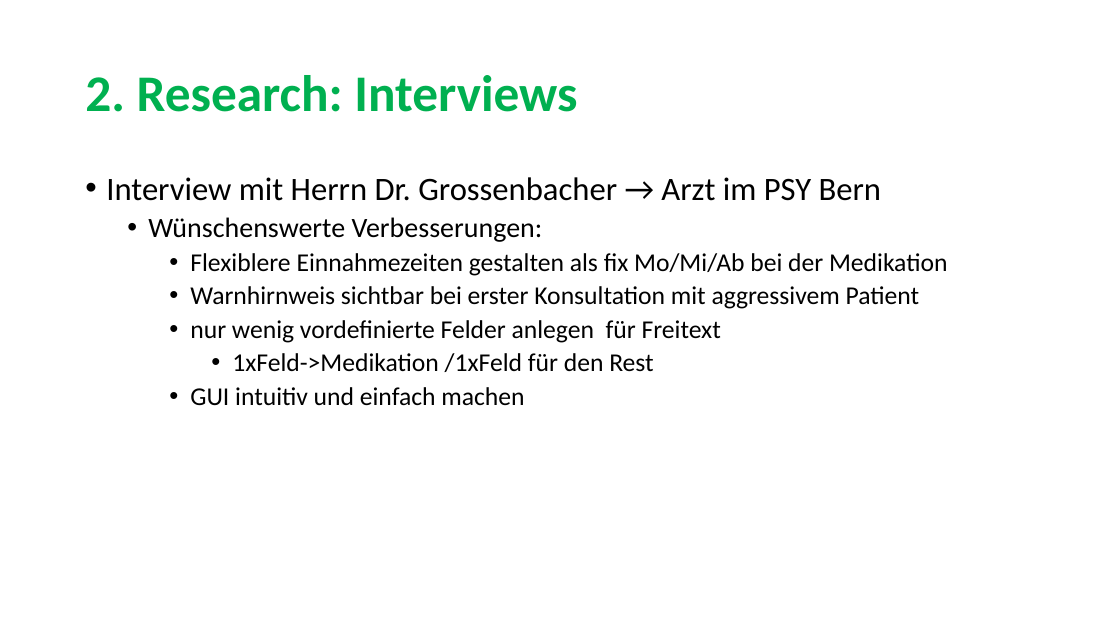
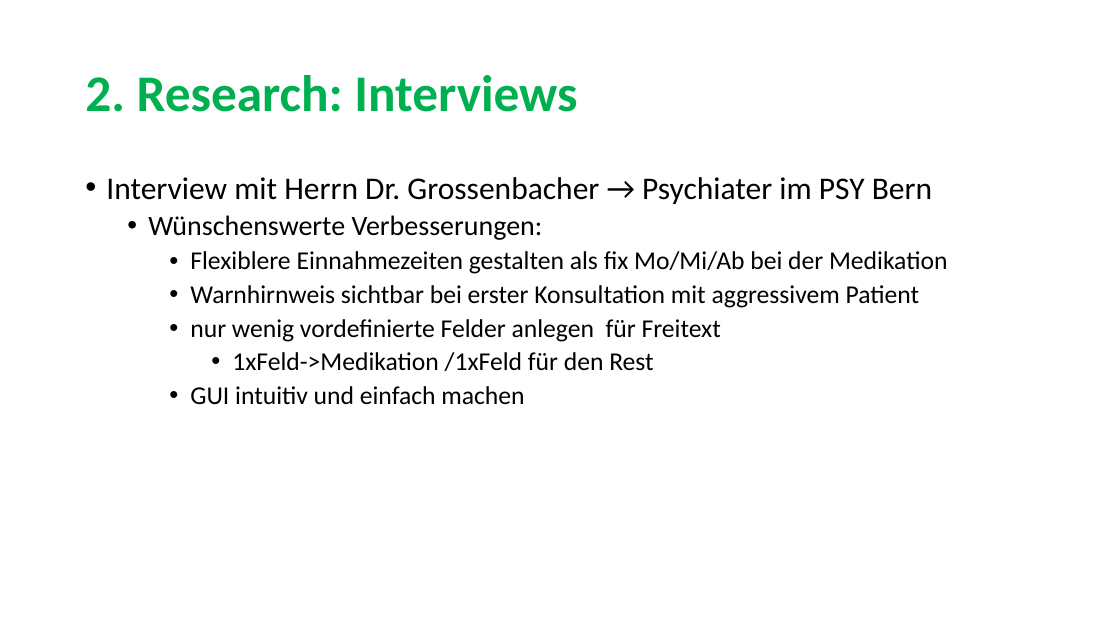
Before and after one commit to sarahmele/ch.bfh.btx8081.w2015.green, a slide deck: slide 6 of doc/task03/Task3.pptx. Drawn at 1120x630 pixels with LibreOffice and Linux fonts; fonts in the diff are those of the drawing. Boxes give left, top, right and bottom in pixels: in the first picture for what was removed or moved away, otherwise in the second. Text is boxed around its words. In the diff, an @@ line names an element or a change of style, - is before the commit and + after.

```diff
--- a/doc/task03/Task3.pptx
+++ b/doc/task03/Task3.pptx
@@ text at bbox=[106, 177, 932, 204]: text changed; size 28 to 27 pt @@
-• Interview mit Herrn Dr. Grossenbacher → Arzt im PSY Bern
+• Interview mit Herrn Dr. Grossenbacher → Psychiater im PSY Bern
```
Also in this commit, not shown: 1 other slide changed.
